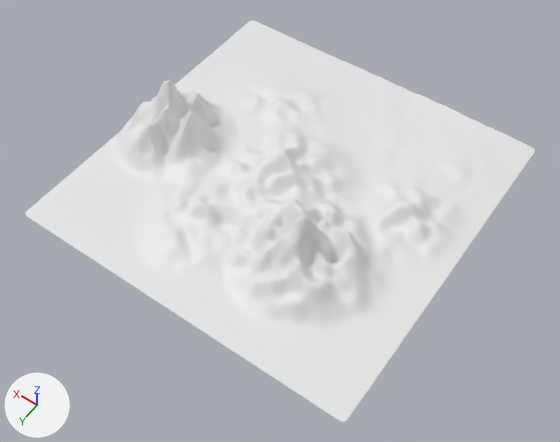
The Blender file Assets/3DModels/Levels/Maps/BackgroundMenu.blend as it was, and as the next commit left it.
Before and after are seen from a 50 mm lens placed at (-11.03, 16.01, 22.36), pointed at (-1.08, 2.07, 0.45). Arrows for +X, +Y and +Z are at lower left; the lights stay in place.
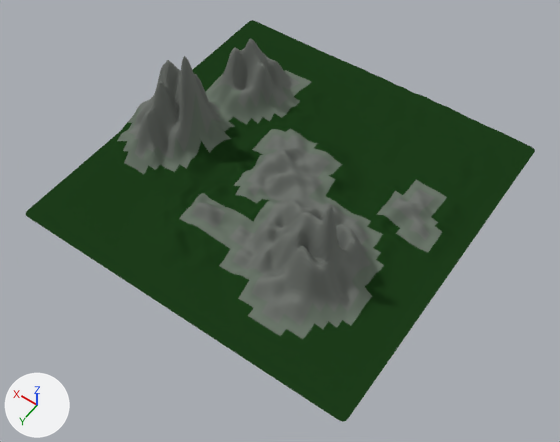
Patch to the scene script:
```diff
--- a/Assets/3DModels/Levels/Maps/BackgroundMenu.blend.py
+++ b/Assets/3DModels/Levels/Maps/BackgroundMenu.blend.py
@@ img_uvmap_background_png @@
+img_uvmap_background_png = load_image('UVMap_Background.png', 'UVMap_Background.png', 400, 400, 'sRGB')
@@ mat_backgroundmaterial @@
+mat_backgroundmaterial = diffuse_material('BackgroundMaterial')
+mat_backgroundmaterial.texture = img_uvmap_background_png
@@ me_plane_001 @@
 # used by ob_plane_001; location = (0.0, 0.0, 0.0); scale = (7.0, 7.0, 7.0)
-me_plane_001.from_pydata(...)  # 1849 vertices, 1764 faces; spans x -1.0..1.0, y -1.0..1.0, z -0.01..0.6
+me_plane_001.from_pydata(...)  # 1849 vertices, 1764 faces; spans x -1.0..1.0, y -1.0..1.0, z -0.01..1.08
+# me_plane_001 part 1: 147 of 1849 vertices moved; they spanned x 0.38..0.86, y -0.67..0.33, z 0.0..0.6 and now span x 0.38..0.86, y -0.67..0.33, z 0.01..0.86; mean shift (0.0, 0.0, 0.12); largest move (0.57, -0.43, 0.0) -> (0.57, -0.43, 0.63)
+# me_plane_001 part 2: 38 of 1849 vertices moved; they spanned x -0.67..-0.33, y 0.24..0.57, z 0.05..0.3 and now span x -0.67..-0.33, y 0.24..0.57, z 0.06..1.08; mean shift (0.0, 0.0, 0.12); largest move (-0.52, 0.43, 0.22) -> (-0.52, 0.43, 1.08)
+# me_plane_001 part 3: texture (UV) coordinates changed
+me_plane_001.materials.append(mat_backgroundmaterial)  # picture img_uvmap_background_png
```

Location of each change, (x1, y1, x2, y2) in pixels of the pictures (560 x 442 px; the box of a moved part takes in the faces that stretch with it):
'Plane.001', recoloured, reshaped, surface changed (white to green)
    both: (25, 20, 535, 422)
part 1 of me_plane_001, moved or reshaped
    before: (134, 61, 302, 175)
    after: (134, 39, 302, 175)
part 2 of me_plane_001, moved or reshaped
    before: (275, 214, 371, 312)
    after: (275, 205, 371, 312)
